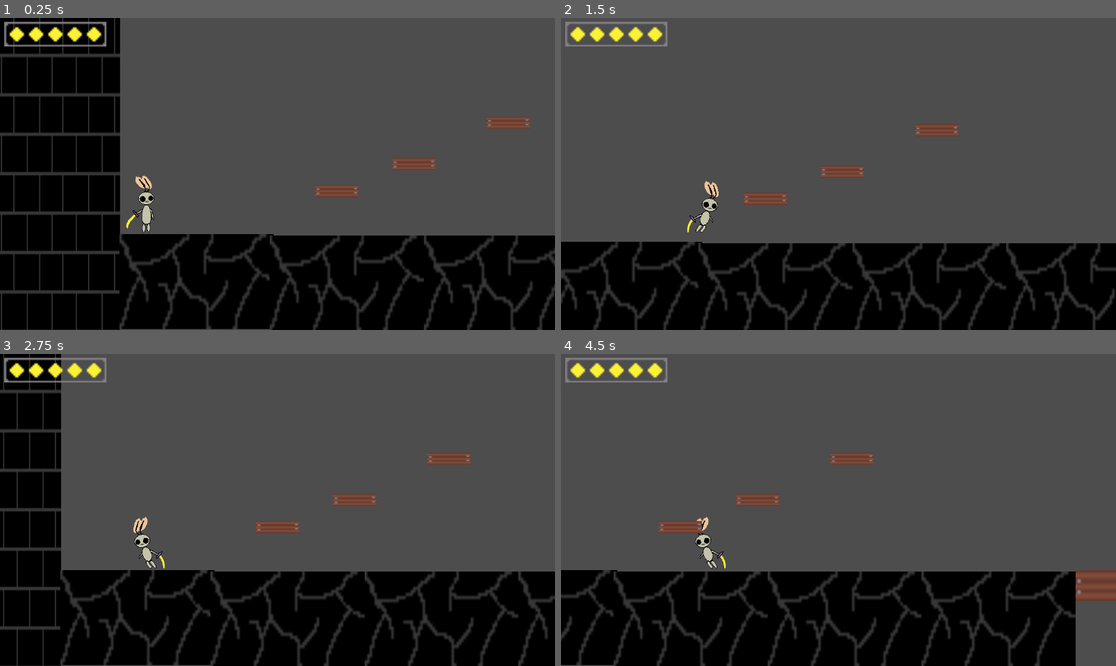
Above: before the commit, frames 1-4 (two rows, left to right).
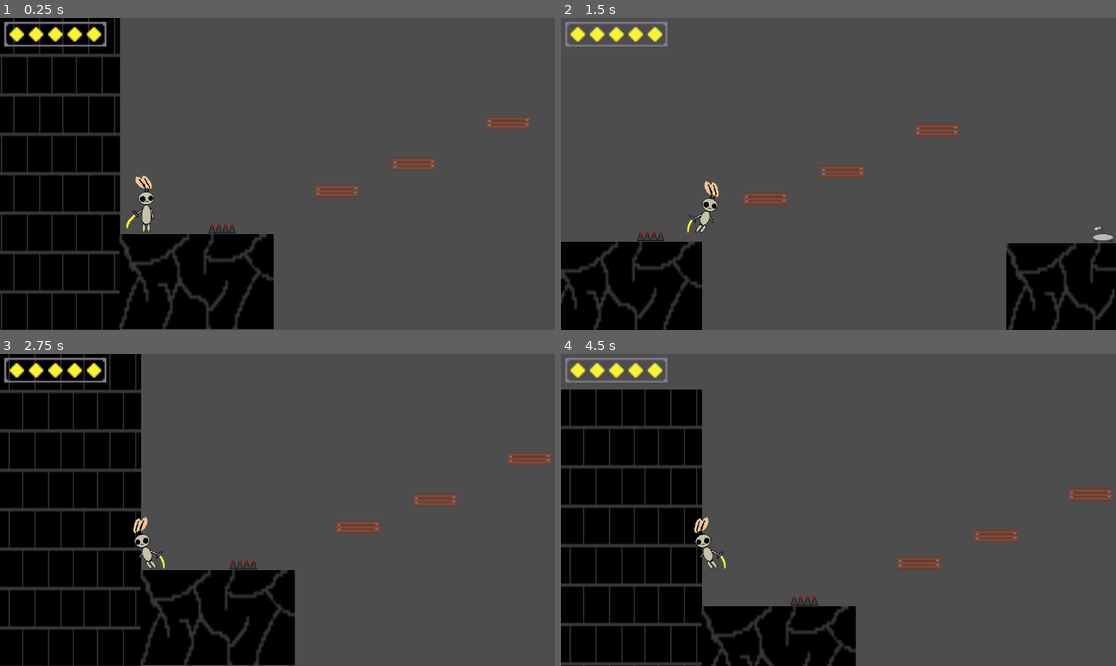
Above: after the commit, the same moments.

Repository: Jacob-Hawksley/Blade-Of-Light
Game: Godot game, scene res://node_2d.tscn
Two runs of this game, one before a commit and one after it. Both use one fixed random seed, a clock stepped at 60 frames per second and the inputs below.
Inputs:
- Up to frame 1 (0.25 s): no input
- Up to frame 2 (1.5 s): tap Enter (ui_accept) at 0.5, 0.77 s; hold Right (ui_right) from 0.53 s (still down); tap Z (ui_attack) at 0.6 s; tap X (ui_parry) at 0.8, 1.35 s
- Up to frame 3 (2.75 s): tap Enter (ui_accept) at 1.52 s; tap Z (ui_attack) at 1.55, 2.1 s; release Right (ui_right) at 2.03 s; hold Left (ui_left) from 2.03 s (still down); tap X (ui_parry) at 2.3 s
- Up to frame 4 (4.5 s): release Left (ui_left) at 2.78 s; hold Right (ui_right) 2.78-4.28 s; tap X (ui_parry) at 2.85, 3.8, 4.35 s; tap Enter (ui_accept) at 3.02, 3.77 s; tap Z (ui_attack) at 3.05, 3.6 s; hold Left (ui_left) from 4.28 s (still down)

The runs differ from the first frame. In frame 1, 15% of the frame differs, in the area x 37-100%, y 65-100%; in frame 2, 15%; in frame 3, 29%; in frame 4, 34%, in the area x 0-100%, y 11-100%.

Commit message:
Added enemy and spikes

Diff:
--- a/character_body_2d.gd
+++ b/character_body_2d.gd
@@ -48,12 +48,15 @@
 		velocity.x = move_toward(velocity.x, 0, SPEED)
 	#Running and walking
 	if direction != 0 and busy == 0:
+		Global.playeraction = "run"
 		_animated_sprite.play("run")
 	if direction == 0 and busy == 0:
+		Global.playeraction = "default"
 		_animated_sprite.play("default")
 	Global.player = position
 	#Attacking
 	if Input.is_action_just_pressed("ui_attack") and attackcd == 0:
+		Global.playeraction = "attack"
 		busy = 1
 		attackcd = 1
 		_animated_sprite.play("sslash")
@@ -63,6 +66,7 @@
 		attackcd = 0
 	#parrying
 	if Input.is_action_just_pressed("ui_parry") and parrycd == 0:
+		Global.playeraction = "parry"
 		busy = 1
 		parrycd = 1
 		_animated_sprite.play("parryready")
@@ -83,7 +87,9 @@
 
 
 	if Global.hp == 0:
-		queue_free()
+		position.x = -500
+		position.y = 8
+		Global.hp = 5
 	if Global.counter == 1:
 		await get_tree().create_timer(1.1).timeout
 		Global.counter = 0
@@ -94,3 +100,8 @@
 	hit = true
 	await get_tree().create_timer(0.3).timeout
 	hit = false
+
+
+
+func _on_area_2d_area_entered(area: Area2D) -> void:
+	Global.hp = 0
--- a/character_body_2d_2.gd
+++ b/character_body_2d_2.gd
@@ -1,6 +1,6 @@
 extends CharacterBody2D
 @onready var sprite: AnimatedSprite2D = $AnimatedSprite2D # Or $AnimatedSprite2D if that's what you're using
-@onready var ravenhp = 40
+@onready var ravenhp = 20
 @onready var iframe = 0
 @onready var bar: ProgressBar = $Hp
 @onready var a = 0
@@ -38,43 +38,39 @@
 
 	if cd == 0 and poisebar.value < 100:
 		sprite.play('default')
-	if a == 1 and cd == 0 and poisebar.value < 100:
+	if (position.x - 200) < Global.player.x and Global.player.x < (position.x + 200) and cd == 0 and poisebar.value < 100:
 		cd = 1
-		await get_tree().create_timer(randfn(0,3)).timeout
+		await get_tree().create_timer(randfn(2,1)).timeout
 		sprite.play('spin')
 		Global.currentattack = "spin"
 		await get_tree().create_timer(1).timeout
 		Global.currentattack = null
 		cd = 0
 		a = 0
+
+
 	if Global.player == null:
 		return
-	if (position.x - 200) < Global.player.x and Global.player.x < (position.x + 200) and cd == 0:
-		await get_tree().create_timer(0.5).timeout
-		a = randi() % 5
 	if Global.ravenhit == true:
 		if iframe == 0:
 			if poisebar.value >= 100:
-				ravenhp -= 40
+				ravenhp -= 20
 			elif Global.counter == 1:
 				ravenhp -= 1
-				poisebar.value += (4*Global.hp)
+				poisebar.value += (15)
 			elif Global.counter == 0:
 				ravenhp -= 1
-				poisebar.value += (2*Global.hp)
+				poisebar.value += (8)
 			iframe = 1
 			poisetimer = 20
 			await get_tree().create_timer(0.2).timeout
 			iframe = 0
 	bar.value = ravenhp
-	print('a' + str(poiseinterval))
 
 	if poisetimer > 0 and poiseinterval == 0:
-		print('b' + str(poiseinterval))
 		poiseinterval = 1
 		poisecd = 1
 		await get_tree().create_timer(0.1).timeout
-		print('c' + str(poiseinterval))
 		poisetimer -= 1
 		poiseinterval = 0
 		poisetimerdetector = 0
--- a/lslash.gd
+++ b/lslash.gd
@@ -3,7 +3,7 @@
 
 
 func _on_animated_sprite_2d_animation_finished() -> void:
-	if Global.direct < 0:
+	if Global.direct < 0 and Global.playeraction == "attack":
 		self.disabled = false
 		await get_tree().create_timer(0.1).timeout
 		self.disabled = true
--- a/node_2d.gd
+++ b/node_2d.gd
@@ -8,3 +8,4 @@
 var ravenhit = null
 var counter = null
 var currentattack = null
+var playeraction = null
--- a/node_2d.tscn
+++ b/node_2d.tscn
@@ -22,21 +22,26 @@
 [ext_resource type="Texture2D" uid="uid://futqjnrvecnf" path="res://Slash4.png" id="10_bjha6"]
 [ext_resource type="Texture2D" uid="uid://dhbadn5ea3qkt" path="res://hp4.png" id="10_vepni"]
 [ext_resource type="Texture2D" uid="uid://dog1n8cqx5qgn" path="res://Slash5.png" id="11_gt76g"]
-[ext_resource type="Script" uid="uid://dorqab5dwt6rb" path="res://sprite2d.gd" id="11_kq1c5"]
-[ext_resource type="Script" uid="uid://dy5qhyq0684o8" path="res://character_body_2d_2.gd" id="14_d2bti"]
+[ext_resource type="Script" path="res://sprite2d.gd" id="11_kq1c5"]
+[ext_resource type="Script" path="res://character_body_2d_2.gd" id="14_d2bti"]
 [ext_resource type="Texture2D" uid="uid://bffe3ogeo2245" path="res://Enemies/Raven.png" id="15_ta5nu"]
 [ext_resource type="Texture2D" uid="uid://grvnvcqk786u" path="res://Background/Grass-Floor.png" id="17_flf07"]
-[ext_resource type="Script" uid="uid://c0v5dd78730r3" path="res://rslash.gd" id="18_2nhjh"]
-[ext_resource type="Script" uid="uid://cwo6o2t8clscj" path="res://lslash.gd" id="19_bjha6"]
+[ext_resource type="Script" path="res://rslash.gd" id="18_2nhjh"]
+[ext_resource type="Script" path="res://lslash.gd" id="19_bjha6"]
 [ext_resource type="Texture2D" uid="uid://y10m8ynmps5j" path="res://Raven-spin1.png" id="21_2u7jv"]
 [ext_resource type="Texture2D" uid="uid://c52pw28qq887c" path="res://Raven-spin2.png" id="22_24dk6"]
 [ext_resource type="Texture2D" uid="uid://dkfo1dlrsyour" path="res://Raven-spin3.png" id="23_mryly"]
-[ext_resource type="Script" uid="uid://b317083l2iqcd" path="res://area_2d.gd" id="24_bjha6"]
-[ext_resource type="Script" uid="uid://cyp4d5b7c866i" path="res://animated_sprite_2d2.gd" id="24_kq1c5"]
+[ext_resource type="Script" path="res://area_2d.gd" id="24_bjha6"]
+[ext_resource type="Script" path="res://animated_sprite_2d2.gd" id="24_kq1c5"]
 [ext_resource type="Texture2D" uid="uid://dxxds50ngf1hm" path="res://raven-down.png" id="25_6ip5v"]
-[ext_resource type="Script" uid="uid://dc0edk327vrl7" path="res://hp.gd" id="25_gt76g"]
-[ext_resource type="Script" uid="uid://df2lqmwirnhfs" path="res://rspin.gd" id="27_mryly"]
-[ext_resource type="Script" uid="uid://batndqe23vaob" path="res://lspin.gd" id="28_kq1c5"]
+[ext_resource type="Script" path="res://hp.gd" id="25_gt76g"]
+[ext_resource type="Texture2D" uid="uid://b2eaofidshfqj" path="res://Enemies/Raven-jump.png" id="26_3rgeb"]
+[ext_resource type="Script" path="res://rspin.gd" id="27_mryly"]
+[ext_resource type="Script" path="res://lspin.gd" id="28_kq1c5"]
+[ext_resource type="Texture2D" uid="uid://dcbqhh5lhqyq6" path="res://Enemies/Tonn Left.png" id="35_mlmnt"]
+[ext_resource type="Texture2D" uid="uid://8lhdlyjlf18m" path="res://Enemies/Tonn Right.png" id="36_mv3e0"]
+[ext_resource type="Script" path="res://tonn.gd" id="37_8buk7"]
+[ext_resource type="Texture2D" uid="uid://bccg7vpvpsctj" path="res://spikes.png" id="39_c21p0"]
 
 [sub_resource type="RectangleShape2D" id="RectangleShape2D_7ui8w"]
 size = Vector2(302, 650)
@@ -163,11 +168,11 @@
 }]
 
 [sub_resource type="CapsuleShape2D" id="CapsuleShape2D_gt76g"]
-radius = 17.0
+radius = 23.0
 height = 70.0
 
 [sub_resource type="CapsuleShape2D" id="CapsuleShape2D_1fr6y"]
-radius = 17.0
+radius = 26.0
 height = 70.0
 
 [sub_resource type="CapsuleShape2D" id="CapsuleShape2D_2hxjc"]
@@ -194,6 +199,14 @@
 }, {
 "frames": [{
 "duration": 1.0,
+"texture": ExtResource("26_3rgeb")
+}],
+"loop": true,
+"name": &"jump",
+"speed": 5.0
+}, {
+"frames": [{
+"duration": 1.0,
 "texture": ExtResource("21_2u7jv")
 }, {
 "duration": 1.0,
@@ -230,6 +243,29 @@
 radius = 22.0
 height = 54.0
 
+[sub_resource type="SpriteFrames" id="SpriteFrames_5o3db"]
+animations = [{
+"frames": [{
+"duration": 1.0,
+"texture": ExtResource("35_mlmnt")
+}],
+"loop": true,
+"name": &"left",
+"speed": 5.0
+}, {
+"frames": [{
+"duration": 1.0,
+"texture": ExtResource("36_mv3e0")
+}],
+"loop": true,
+"name": &"right",
+"speed": 5.0
+}]
+
+[sub_resource type="CapsuleShape2D" id="CapsuleShape2D_w1vfq"]
+radius = 11.0
+height = 46.0
+
 [sub_resource type="RectangleShape2D" id="RectangleShape2D_flf07"]
 size = Vector2(256.277, 74.3573)
 
@@ -240,7 +276,13 @@
 size = Vector2(30, 17.3333)
 
 [sub_resource type="RectangleShape2D" id="RectangleShape2D_1qv7n"]
-size = Vector2(254.8, 33.1)
+size = Vector2(64.2, 33.1)
+
+[sub_resource type="RectangleShape2D" id="RectangleShape2D_36wix"]
+size = Vector2(5456, 49.5)
+
+[sub_resource type="RectangleShape2D" id="RectangleShape2D_sjy1l"]
+size = Vector2(52, 15)
 
 [node name="Node2D" type="Node2D"]
 position = Vector2(540, 298)
@@ -270,7 +312,7 @@
 [node name="AnimatedSprite2D" type="AnimatedSprite2D" parent="Player"]
 position = Vector2(-9, -9)
 sprite_frames = SubResource("SpriteFrames_ma753")
-animation = &"parryyes"
+animation = &"sslash"
 centered = false
 offset = Vector2(-42, -80)
 
@@ -297,15 +339,17 @@
 collision_mask = 2
 
 [node name="Rslash" type="CollisionShape2D" parent="Player/Area2D"]
-position = Vector2(52, -11)
+position = Vector2(50, -8)
 rotation = 1.5708
 shape = SubResource("CapsuleShape2D_gt76g")
+disabled = true
 script = ExtResource("18_2nhjh")
 
 [node name="Lslash" type="CollisionShape2D" parent="Player/Area2D"]
-position = Vector2(-21, -11)
+position = Vector2(-28, -6)
 rotation = 1.5708
 shape = SubResource("CapsuleShape2D_1fr6y")
+disabled = true
 script = ExtResource("19_bjha6")
 
 [node name="Hurtbox" type="Area2D" parent="Player"]
@@ -317,43 +361,44 @@
 position = Vector2(-1, -13)
 shape = SubResource("CapsuleShape2D_2hxjc")
 
-[node name="Raven" type="CharacterBody2D" parent="."]
-position = Vector2(3709, 99)
-collision_layer = 3
+[node name="Enemies" type="Node" parent="."]
+
+[node name="Raven" type="CharacterBody2D" parent="Enemies"]
+position = Vector2(4249, 397)
 script = ExtResource("14_d2bti")
 
-[node name="AnimatedSprite2D" type="AnimatedSprite2D" parent="Raven"]
+[node name="AnimatedSprite2D" type="AnimatedSprite2D" parent="Enemies/Raven"]
 position = Vector2(0, 6)
 sprite_frames = SubResource("SpriteFrames_flf07")
-animation = &"down"
+animation = &"jump"
 script = ExtResource("24_kq1c5")
 
-[node name="CollisionShape2D" type="CollisionShape2D" parent="Raven"]
+[node name="CollisionShape2D" type="CollisionShape2D" parent="Enemies/Raven"]
 position = Vector2(0, 19)
 shape = SubResource("CapsuleShape2D_k73cj")
 
-[node name="Area2D" type="Area2D" parent="Raven"]
+[node name="Area2D" type="Area2D" parent="Enemies/Raven"]
 collision_layer = 2
 collision_mask = 2
 script = ExtResource("24_bjha6")
 
-[node name="CollisionShape2D2" type="CollisionShape2D" parent="Raven/Area2D"]
+[node name="CollisionShape2D2" type="CollisionShape2D" parent="Enemies/Raven/Area2D"]
 position = Vector2(1, 20)
 shape = SubResource("CapsuleShape2D_k73cj")
 
-[node name="Hp" type="ProgressBar" parent="Raven"]
+[node name="Hp" type="ProgressBar" parent="Enemies/Raven"]
 offset_left = -139.0
 offset_top = -90.0
 offset_right = 137.0
 offset_bottom = -73.0
 theme_override_styles/background = SubResource("StyleBoxFlat_gt76g")
 theme_override_styles/fill = SubResource("StyleBoxFlat_1fr6y")
-max_value = 40.0
+max_value = 20.0
 show_percentage = false
 script = ExtResource("25_gt76g")
 metadata/_edit_use_anchors_ = true
 
-[node name="Poise" type="ProgressBar" parent="Raven"]
+[node name="Poise" type="ProgressBar" parent="Enemies/Raven"]
 offset_left = -139.0
 offset_top = -72.0
 offset_right = 137.0
@@ -361,24 +406,38 @@
 theme_override_styles/fill = SubResource("StyleBoxFlat_540hr")
 show_percentage = false
 
-[node name="Area2D2" type="Area2D" parent="Raven"]
+[node name="Area2D2" type="Area2D" parent="Enemies/Raven"]
 collision_layer = 4
 collision_mask = 4
 
-[node name="rspin" type="CollisionShape2D" parent="Raven/Area2D2"]
+[node name="rspin" type="CollisionShape2D" parent="Enemies/Raven/Area2D2"]
 position = Vector2(27, 41)
 skew = -0.328122
 shape = SubResource("CapsuleShape2D_ornx7")
 disabled = true
 script = ExtResource("27_mryly")
 
-[node name="lspin" type="CollisionShape2D" parent="Raven/Area2D2"]
+[node name="lspin" type="CollisionShape2D" parent="Enemies/Raven/Area2D2"]
 position = Vector2(-32, 44)
 skew = 0.328122
 shape = SubResource("CapsuleShape2D_ornx7")
 disabled = true
 script = ExtResource("28_kq1c5")
 
+[node name="Tonn" type="AnimatedSprite2D" parent="Enemies"]
+position = Vector2(1223, 471)
+sprite_frames = SubResource("SpriteFrames_5o3db")
+animation = &"left"
+script = ExtResource("37_8buk7")
+
+[node name="Area2D" type="Area2D" parent="Enemies/Tonn"]
+collision_layer = 6
+
+[node name="CollisionShape2D" type="CollisionShape2D" parent="Enemies/Tonn/Area2D"]
+position = Vector2(0, 7)
+rotation = 1.5708
+shape = SubResource("CapsuleShape2D_w1vfq")
+
 [node name="Terrain" type="Node" parent="."]
 
 [node name="Grass Floors" type="Node" parent="Terrain"]
@@ -462,14 +521,6 @@
 scale = Vector2(5, 6.35484)
 texture = ExtResource("1_bh2ed")
 
-[node name="Floor2" type="Sprite2D" parent="Terrain/Floor"]
-position = Vector2(126.4, 0.400002)
-texture = ExtResource("1_bh2ed")
-
-[node name="Floor3" type="Sprite2D" parent="Terrain/Floor"]
-position = Vector2(62.4, 0.400002)
-texture = ExtResource("1_bh2ed")
-
 [node name="Floor4" type="Sprite2D" parent="Terrain/Floor"]
 position = Vector2(190.2, 0.400002)
 texture = ExtResource("1_bh2ed")
@@ -477,15 +528,44 @@
 [node name="StaticBody2D" type="StaticBody2D" parent="Terrain/Floor"]
 
 [node name="CollisionShape2D" type="CollisionShape2D" parent="Terrain/Floor/StaticBody2D"]
-position = Vector2(94.8, 0.849998)
+position = Vector2(-0.5, 0.849998)
 shape = SubResource("RectangleShape2D_1qv7n")
+
+[node name="CollisionShape2D2" type="CollisionShape2D" parent="Terrain/Floor/StaticBody2D"]
+position = Vector2(190, 1.49492)
+shape = SubResource("RectangleShape2D_1qv7n")
+
+[node name="Death barrier" type="Node" parent="Terrain"]
+
+[node name="Area2D" type="Area2D" parent="Terrain/Death barrier"]
+collision_layer = 4
+collision_mask = 4
+
+[node name="CollisionShape2D" type="CollisionShape2D" parent="Terrain/Death barrier/Area2D"]
+position = Vector2(2431, 723.75)
+shape = SubResource("RectangleShape2D_36wix")
+
+[node name="Spikes" type="Sprite2D" parent="Terrain"]
+position = Vector2(214, 475)
+texture = ExtResource("39_c21p0")
+
+[node name="Spikecollision" type="Area2D" parent="Terrain/Spikes"]
+position = Vector2(0, 1)
+collision_layer = 4
+
+[node name="CollisionShape2D" type="CollisionShape2D" parent="Terrain/Spikes/Spikecollision"]
+position = Vector2(0, 1.5)
+shape = SubResource("RectangleShape2D_sjy1l")
 
 [connection signal="animation_finished" from="Player/AnimatedSprite2D" to="Player/Area2D/Rslash" method="_on_animated_sprite_2d_animation_finished"]
 [connection signal="animation_finished" from="Player/AnimatedSprite2D" to="Player/Area2D/Lslash" method="_on_animated_sprite_2d_animation_finished"]
+[connection signal="area_entered" from="Player/Area2D" to="Enemies/Tonn" method="_on_area_2d_area_entered"]
 [connection signal="area_entered" from="Player/Hurtbox" to="Player" method="_on_hurtbox_area_entered"]
-[connection signal="area_entered" from="Player/Hurtbox" to="Raven/Area2D2/rspin" method="_on_hurtbox_area_entered"]
-[connection signal="area_entered" from="Player/Hurtbox" to="Raven/Area2D2/lspin" method="_on_hurtbox_area_entered"]
-[connection signal="animation_finished" from="Raven/AnimatedSprite2D" to="Raven/Area2D2/rspin" method="_on_animated_sprite_2d_animation_finished"]
-[connection signal="animation_finished" from="Raven/AnimatedSprite2D" to="Raven/Area2D2/lspin" method="_on_animated_sprite_2d_animation_finished"]
-[connection signal="area_entered" from="Raven/Area2D" to="Player/Area2D/Rslash" method="_on_area_2d_area_entered"]
-[connection signal="area_entered" from="Raven/Area2D" to="Player/Area2D/Lslash" method="_on_area_2d_area_entered"]
+[connection signal="area_entered" from="Player/Hurtbox" to="Enemies/Raven/Area2D2/rspin" method="_on_hurtbox_area_entered"]
+[connection signal="area_entered" from="Player/Hurtbox" to="Enemies/Raven/Area2D2/lspin" method="_on_hurtbox_area_entered"]
+[connection signal="animation_finished" from="Enemies/Raven/AnimatedSprite2D" to="Enemies/Raven/Area2D2/rspin" method="_on_animated_sprite_2d_animation_finished"]
+[connection signal="animation_finished" from="Enemies/Raven/AnimatedSprite2D" to="Enemies/Raven/Area2D2/lspin" method="_on_animated_sprite_2d_animation_finished"]
+[connection signal="area_entered" from="Enemies/Raven/Area2D" to="Player/Area2D/Rslash" method="_on_area_2d_area_entered"]
+[connection signal="area_entered" from="Enemies/Raven/Area2D" to="Player/Area2D/Lslash" method="_on_area_2d_area_entered"]
+[connection signal="area_entered" from="Terrain/Death barrier/Area2D" to="Player" method="_on_area_2d_area_entered"]
+[connection signal="area_entered" from="Terrain/Spikes/Spikecollision" to="Player" method="_on_spikecollision_area_entered"]
--- a/project.godot
+++ b/project.godot
@@ -12,7 +12,7 @@
 
 config/name="Blade Of Light"
 run/main_scene="res://node_2d.tscn"
-config/features=PackedStringArray("4.4", "GL Compatibility")
+config/features=PackedStringArray("4.3", "GL Compatibility")
 config/icon="res://icon.svg"
 
 [autoload]
--- a/rslash.gd
+++ b/rslash.gd
@@ -4,7 +4,7 @@
 
 
 func _on_animated_sprite_2d_animation_finished() -> void:
-	if Global.direct > 0:
+	if Global.direct > 0 and Global.playeraction == "attack":
 		self.disabled = false
 		await get_tree().create_timer(0.1).timeout
 		self.disabled = true
--- /dev/null
+++ b/tonn.gd
@@ -0,0 +1,28 @@
+extends AnimatedSprite2D
+
+
+# Called when the node enters the scene tree for the first time.
+func _ready() -> void:
+	flip_v = false
+	while true:
+		play("left")
+		for i in range(10):
+			position.x -= 7
+			await get_tree().create_timer(0.1).timeout
+		await get_tree().create_timer(0.6).timeout
+		play("right")
+		for i in range(10):
+			position.x += 7
+			await get_tree().create_timer(0.1).timeout
+		await get_tree().create_timer(0.6).timeout
+
+
+# Called every frame. 'delta' is the elapsed time since the previous frame.
+func _process(delta: float) -> void:
+	pass
+
+
+func _on_area_2d_area_entered(area: Area2D) -> void:
+	flip_v = true
+	await get_tree().create_timer(0.1).timeout
+	queue_free()
Binary file added: Enemies/Raven-jump.png
Not shown, added: Enemies/Raven-jump.png.import
Binary file added: Enemies/Tonn Left.png
Not shown, added: Enemies/Tonn Left.png.import
Binary file added: Enemies/Tonn Right.png
Not shown, added: Enemies/Tonn Right.png.import
Not shown: 1 places in node_2d.tscn that only renumber resources
Binary file added: spikes.png
Not shown, added: spikes.png.import
